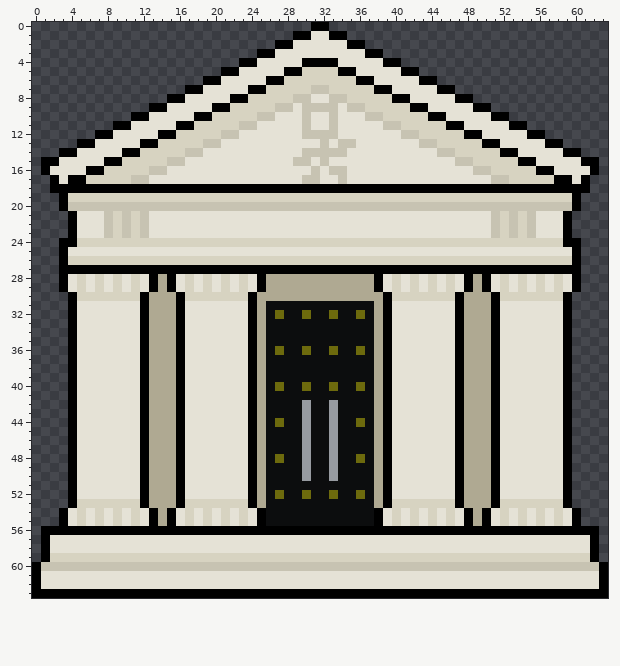
Pixel-art file -- Aseprite/Graveyard_BossInvoker.aseprite. That is the earlier state.
64x64 pixels, 1 frame.
The same view after the edit:
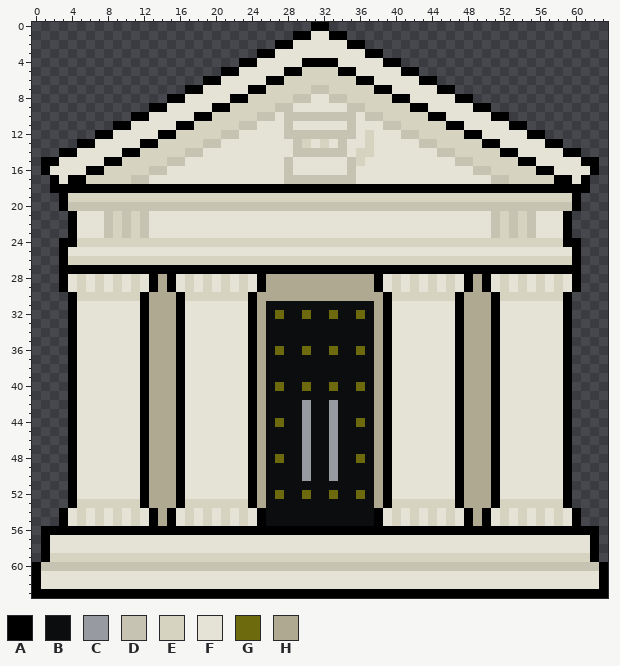
Palette (. is transparent): A #000000  B #0c0d0e  C #979ba1  D #c7c3b2  E #d7d3c1  F #e5e2d6  G #6d6a0d  H #afa992
Commit: refactor(Graveyard BossInvoker): Updated the sprite to fit the slot religion aesthetic
Changes in this commit:
--- layer "Layer 1"
@@ x 26..39 @@
  8 EEEDDFFDDEEEEE
- 9 EDDFDDDDFDDEEE
-10 DFFFDFFDFFFDDE
-11 FFFFDFFDFFFFFD
-12 FFFFDDDDFFFFFF
-13 FFFFFFDFDDFFFF
-14 FFFFDDDDDFFFFF
-15 FFFDDFDFFFFFFF
-16 FFFFFDFDDFFFFF
-17 FFFFDDFFDFFFFF
+ 9 EDDFFFFFFDDEEE
+10 DFDDDDDDDDFDDE
+11 FFDFFFFFFDFFFD
+12 FFDDDDDDDDFEFF
+13 FFFDEFEFDFFEFF
+14 FFFDDDDDDFEEFF
+15 FFDFFFFFFDEFFF
+16 FFDFFFFFFDFFFF
+17 FFDDDDDDDDFFFF
 18 AAAAAAAAAAAAAA
Boxes around the changes in both pictures, in picture pixels (x1, y1, x2, y2):
changed: (284, 103, 374, 184)
